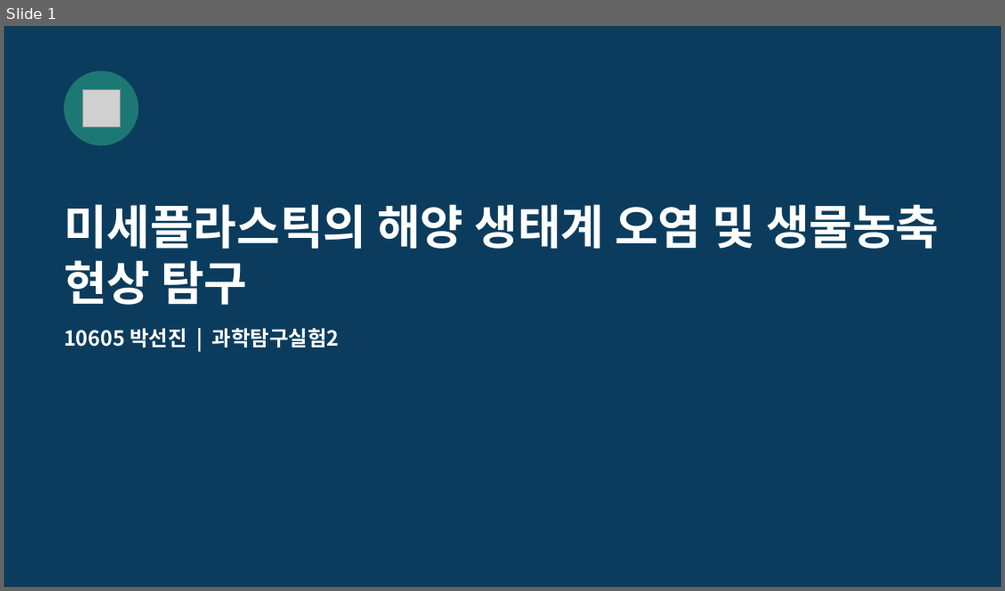
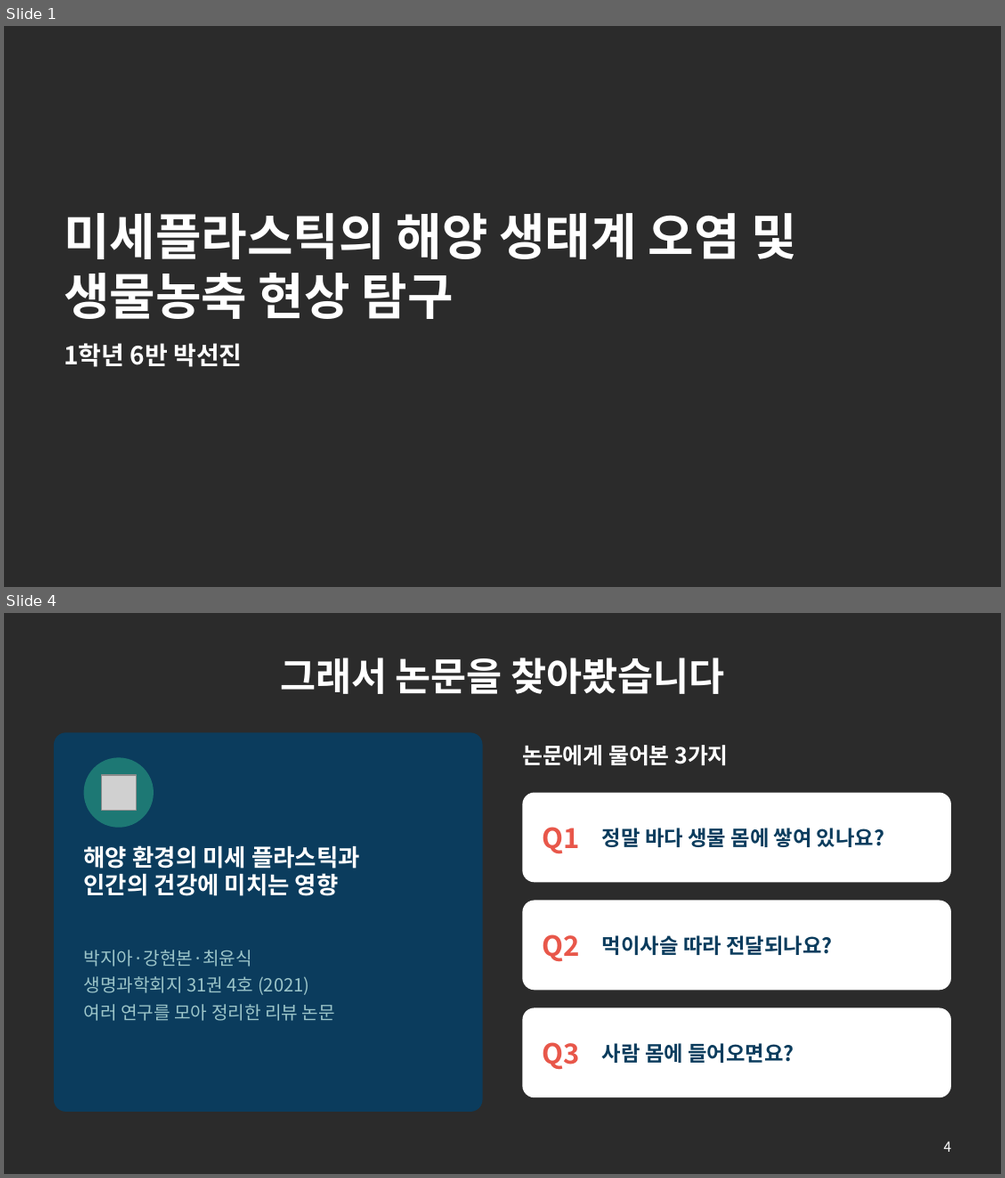
Before and after one commit to packsunjin/Graph, a slide deck: reports/미세플라스틱_발표_10605_박선진.pptx. Shown one above the other, each under a label of ours: slide 1 before the commit, slides 1 and 4 after it; the slides between them are not shown. The pictures are 1005x591 and 1005x1178 pixels, drawn with LibreOffice and Linux fonts; fonts in the diff are those of the drawing; grey boxes stand for pictures; background and template pictures are left out; a plain dark background stands for a picture behind light text. Boxes give left, top, right and bottom in pixels: in the first picture for what was removed or moved away, otherwise in the second. Text is boxed around its words. In the diff, an @@ line names an element or a change of style, - is before the commit and + after.

```diff
--- a/reports/미세플라스틱_발표_10605_박선진.pptx
+++ b/reports/미세플라스틱_발표_10605_박선진.pptx
@@ slide 4 added at [4, 613, 1001, 1174], background picture (left out) @@
@@ title added at [280, 657, 725, 694], 28 pt, text #FFFFFF, bold @@
+그래서 논문을 찾아봤습니다
@@ rounded rectangle added at [54, 732, 483, 1111], fill #0B3C5D @@
@@ text added at [522, 745, 728, 766], 16 pt, text #FFFFFF, bold @@
+논문에게 물어본 3가지
@@ ellipse added at [84, 757, 154, 827], fill #1D7874 @@
@@ picture added at [101, 774, 136, 810] @@
@@ rounded rectangle added at [522, 793, 951, 882], fill #FFFFFF @@
@@ text added at [84, 845, 360, 896], 17 pt, text #FFFFFF, bold @@
+해양 환경의 미세 플라스틱과
+인간의 건강에 미치는 영향
@@ text added at [542, 827, 580, 854], 20 pt, text #E8574A, bold @@
+Q1
@@ text added at [602, 827, 885, 847], 15 pt, text #0B3C5D, bold @@
+정말 바다 생물 몸에 쌓여 있나요?
@@ rounded rectangle added at [522, 900, 951, 989], fill #FFFFFF @@
@@ text added at [84, 949, 335, 1021], 13 pt, text #9CC5C9 @@
+박지아·강현본·최윤식
+생명과학회지 31권 4호 (2021)
+여러 연구를 모아 정리한 리뷰 논문
@@ text added at [542, 934, 580, 962], 20 pt, text #E8574A, bold @@
+Q2
@@ text added at [602, 935, 832, 955], 15 pt, text #0B3C5D, bold @@
+먹이사슬 따라 전달되나요?
@@ rounded rectangle added at [522, 1008, 951, 1097], fill #FFFFFF @@
@@ text added at [542, 1042, 580, 1070], 20 pt, text #E8574A, bold @@
+Q3
@@ text added at [602, 1043, 793, 1062], 15 pt, text #0B3C5D, bold @@
+사람 몸에 들어오면요?
@@ page number added at [944, 1141, 952, 1151], 10 pt, text #FFFFFF @@
+4
@@ slide 1 changed as well @@
@@ background #0B3C5D to picture (left out) @@
@@ ellipse removed at [64, 70, 138, 145] @@
@@ picture removed at [82, 90, 121, 127] @@
@@ title "미세플라스틱의 해양 생태계 오염 및 ..." at [64, 213, 797, 319]: size 34 to 36 pt @@
@@ text at [64, 343, 242, 367]: text changed; size 15 to 18 pt @@
-10605 박선진 | 과학탐구실험2
+1학년 6반 박선진
```
Also in this commit, not shown: 9 other slides changed, 3 other slides added, 3 slides removed, 1 other file.
